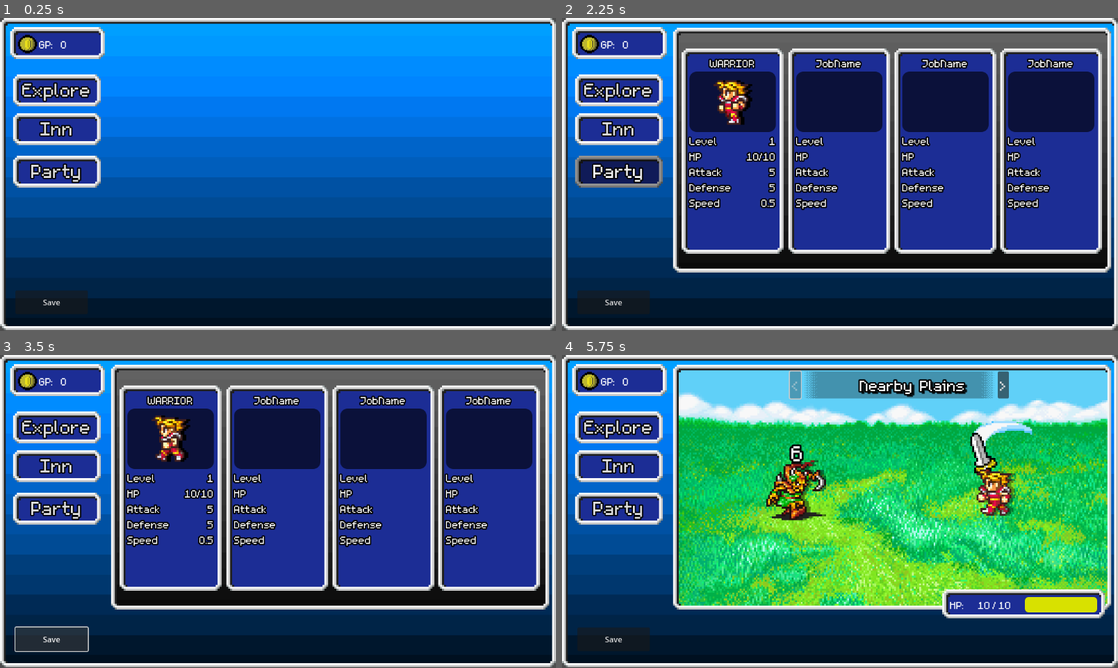
Above: before the commit, frames 1-4 (two rows, left to right).
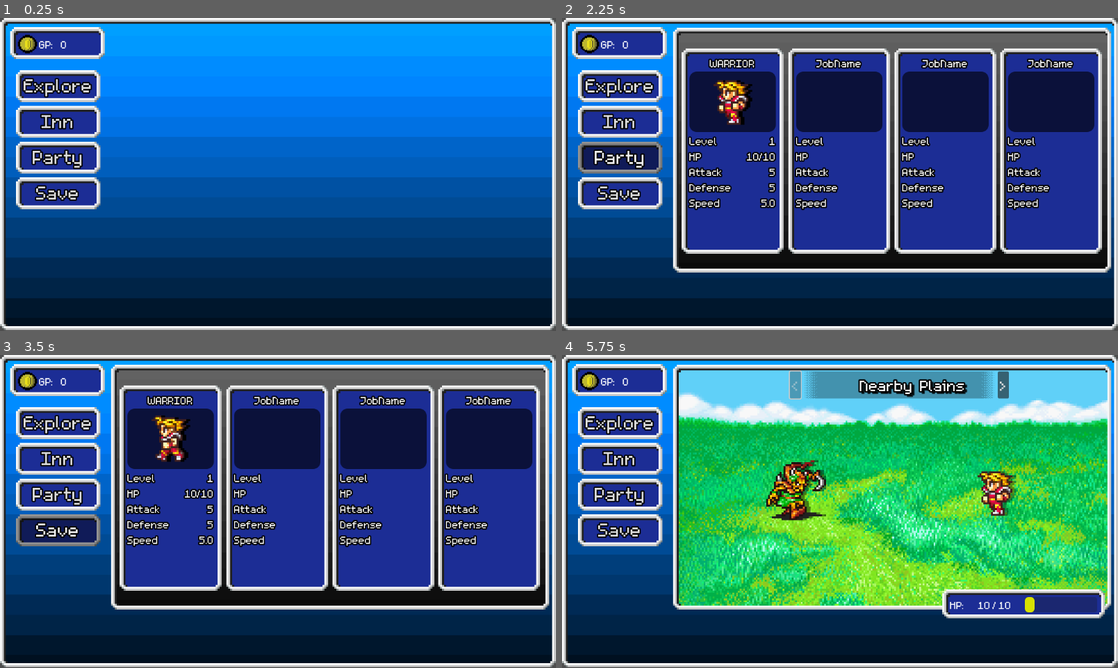
Above: after the commit, the same moments.

Repository: AyaPK/ff-incremental
Game: Godot game, scene res://scenes/main.tscn
Two runs of this game, one before a commit and one after it. Both use one fixed random seed, a clock stepped at 60 frames per second and the inputs below.
Inputs:
- Up to frame 1 (0.25 s): no input
- Up to frame 2 (2.25 s): click "Explore" at 0.5 s; click "Inn" at 1.25 s; click "Party" at 2 s
- Up to frame 3 (3.5 s): click "Save" at 2.75 s
- Up to frame 4 (5.75 s): click "Explore" at 3.5 s; click ">" at 4.25 s; click "<" at 5 s

The runs differ from the first frame. In frame 1, 6.3% of the frame differs, in the area x 2-19%, y 16-92%; in frame 2, 6.4%; in frame 3, 7.1%; in frame 4, 8.3%, in the area x 2-97%, y 16-92%.

Commit message:
Adds death and area progression mechanics
Implements a party wipe mechanic that resets the main character's HP after a short delay.
Adds a new area, "Chaos Forest", to the list of available areas.
Refactors character loading and saving to correctly manage party data.
Adjusts character speed and animation frames for better visual feedback.
Updates battle scene timers to pause on death and restart after spawning.

Diff:
--- a/00_globals/battle_manager.gd
+++ b/00_globals/battle_manager.gd
@@ -2,10 +2,13 @@
 
 var battle_scene: BattleScene
 var area_index: int = 0
+var dead: bool = false
 
 var areas: Array[Dictionary] = [
 	{ "name":"nearby_plains", "res":"res://areas/area_resources/nearby_plains.tres" },
-	{ "name":"nearby_woods", "res":"res://areas/area_resources/nearby_woods.tres" }
+	{ "name":"nearby_woods", "res":"res://areas/area_resources/nearby_woods.tres" },
+	{ "name":"chaos_forest", "res":"res://areas/area_resources/chaos_forest.tres" }
+
 ]
 
 func load_player() -> void:
@@ -37,8 +40,22 @@
 	battle_scene.refresh_stats()
 	battle_scene.start_timers()
 
+	if battle_scene.character_slot_1.character.hp <= 0:
+		party_wipe()
+
 func get_area_name(index: int) -> String:
 	return areas[index]["name"]
 
 func get_area_resource(index: int) -> AreaResource:
 	return load(areas[index]["res"])
+
+func party_wipe() -> void:
+	battle_scene.enemy_slot_1.queue_free()
+	battle_scene.character_slot_1.character.hp = 0
+	battle_scene.refresh_stats()
+	dead = true
+	while battle_scene.character_slot_1.character.hp < 5:
+		await get_tree().create_timer(5).timeout
+		battle_scene.character_slot_1.character.hp += 1
+		battle_scene.refresh_stats()
+	dead = false
--- a/00_globals/party_manager.gd
+++ b/00_globals/party_manager.gd
@@ -8,9 +8,8 @@
 var member_4: Character
 
 func _ready() -> void:
-
 	if FileAccess.file_exists(SAVE_PATH):
-		member_1 = load_character()
+		load_characters()
 	else:
 		member_1 = create_new_character("warrior")
 
@@ -35,41 +34,42 @@
 	character.max_hp = 10
 	character.hp = 10
 	character.image = load("res://assets/sprites/characters/"+character.job+".png")
-	character.speed = 0.5
+	character.speed = 5.0
 	character.attack = 5
 	character.defense = 5
 	character.level = 1
 	character.experience = 0
 	return character
 
-func save_character(character: Character) -> void:
+func save_characters() -> void:
 	var character_save: Dictionary = {
-		"job": character.job,
-		"max_hp": character.max_hp,
-		"hp": character.hp,
-		"speed": character.speed,
-		"attack": character.attack,
-		"defense": character.defense,
-		"level": character.level,
-		"experience": character.experience
+		"1" : {
+			"job": member_1.job,
+			"max_hp": member_1.max_hp,
+			"hp": member_1.hp,
+			"speed": member_1.speed,
+			"attack": member_1.attack,
+			"defense": member_1.defense,
+			"level": member_1.level,
+			"experience": member_1.experience
+		}
 	}
 	var file := FileAccess.open(SAVE_PATH, FileAccess.WRITE)
 	file.store_string(JSON.stringify(character_save))
 	file.close()
 
-func load_character() -> Character:
+func load_characters() -> void:
 	var file := FileAccess.open(SAVE_PATH, FileAccess.READ)
 	var json_data = JSON.parse_string(file.get_as_text())
 	file.close()
 
-	var character: Character = Character.new()
-	character.job = json_data["job"]
-	character.max_hp = json_data["max_hp"]
-	character.hp = json_data["hp"]
-	character.speed = json_data["speed"]
-	character.attack = json_data["attack"]
-	character.defense = json_data["defense"]
-	character.level = json_data["level"]
-	character.experience = json_data["experience"]
-	character.image = load("res://assets/sprites/characters/"+character.job+".png")
-	return character
+	member_1 = Character.new()
+	member_1.job = json_data["1"]["job"]
+	member_1.max_hp = json_data["1"]["max_hp"]
+	member_1.hp = json_data["1"]["hp"]
+	member_1.speed = json_data["1"]["speed"]
+	member_1.attack = json_data["1"]["attack"]
+	member_1.defense = json_data["1"]["defense"]
+	member_1.level = json_data["1"]["level"]
+	member_1.experience = json_data["1"]["experience"]
+	member_1.image = load("res://assets/sprites/characters/"+member_1.job+".png")
--- /dev/null
+++ b/areas/area_resources/chaos_forest.tres
@@ -0,0 +1,21 @@
+[gd_resource type="Resource" script_class="AreaResource" load_steps=9 format=3 uid="uid://cygqq63wabk65"]
+
+[ext_resource type="Texture2D" uid="uid://d1t243rrs7sq0" path="res://assets/battle_bgs/overgrown-forest.png" id="1_pi4rh"]
+[ext_resource type="Script" uid="uid://dih3tisymcd2b" path="res://enemies/enemy_resource.gd" id="2_iq16p"]
+[ext_resource type="Resource" uid="uid://da1c81tpk7mdy" path="res://enemies/normal/crazy_horse.tres" id="3_gcqlt"]
+[ext_resource type="Script" uid="uid://6ni0cvdeit4s" path="res://areas/encounter_table.gd" id="3_mm1cx"]
+[ext_resource type="Script" uid="uid://edl5f86rvv5f" path="res://areas/area.gd" id="4_gcqlt"]
+[ext_resource type="Resource" uid="uid://llqeafrcsi3i" path="res://enemies/normal/wolf.tres" id="4_st64y"]
+[ext_resource type="Resource" uid="uid://bcmya13rt0c50" path="res://enemies/normal/goblin.tres" id="5_gq0hv"]
+
+[sub_resource type="Resource" id="Resource_st64y"]
+script = ExtResource("3_mm1cx")
+enemies = Array[ExtResource("2_iq16p")]([ExtResource("3_gcqlt"), ExtResource("3_gcqlt"), ExtResource("3_gcqlt"), ExtResource("4_st64y"), ExtResource("5_gq0hv")])
+metadata/_custom_type_script = "uid://6ni0cvdeit4s"
+
+[resource]
+script = ExtResource("4_gcqlt")
+name = "Chaos Forest"
+background = ExtResource("1_pi4rh")
+encounter_table = SubResource("Resource_st64y")
+metadata/_custom_type_script = "uid://edl5f86rvv5f"
--- /dev/null
+++ b/enemies/normal/crazy_horse.tres
@@ -0,0 +1,16 @@
+[gd_resource type="Resource" script_class="EnemyResource" load_steps=3 format=3 uid="uid://da1c81tpk7mdy"]
+
+[ext_resource type="Texture2D" uid="uid://dcfwirp8sj4o5" path="res://assets/sprites/enemies/crazy_horse.png" id="1_lbbs3"]
+[ext_resource type="Script" uid="uid://dih3tisymcd2b" path="res://enemies/enemy_resource.gd" id="2_x8ji5"]
+
+[resource]
+script = ExtResource("2_x8ji5")
+name = "Crazy Horse"
+image = ExtResource("1_lbbs3")
+hp = 64
+attack = 10
+defense = 2
+speed = 3.5
+exp_drop = 40
+gp_drop = 15
+metadata/_custom_type_script = "uid://dih3tisymcd2b"
--- a/scenes/character_slot.tscn
+++ b/scenes/character_slot.tscn
@@ -141,7 +141,7 @@
 [node name="CharacterSlot" type="Sprite2D"]
 material = SubResource("ShaderMaterial_h3508")
 texture = ExtResource("2_jip5g")
-hframes = 4
+hframes = 6
 script = ExtResource("2_v8ima")
 
 [node name="CharAnim" type="AnimationPlayer" parent="."]
--- a/scenes/main.tscn
+++ b/scenes/main.tscn
@@ -35,30 +35,6 @@
 texture = ExtResource("1_o5qli")
 expand_mode = 3
 
-[node name="ExploreButton" type="Button" parent="."]
-offset_left = 27.0
-offset_top = 117.0
-offset_right = 209.0
-offset_bottom = 181.0
-theme = ExtResource("5_tefeu")
-text = "Explore"
-
-[node name="InnButton" type="Button" parent="."]
-offset_left = 27.0
-offset_top = 197.0
-offset_right = 209.0
-offset_bottom = 267.0
-theme = ExtResource("5_tefeu")
-text = "Inn"
-
-[node name="PartyButton" type="Button" parent="."]
-offset_left = 27.0
-offset_top = 285.0
-offset_right = 209.0
-offset_bottom = 355.0
-theme = ExtResource("5_tefeu")
-text = "Party"
-
 [node name="ResourcesPanel" parent="." instance=ExtResource("7_o6xl0")]
 
 [node name="BattleScene" parent="." instance=ExtResource("3_sugp2")]
@@ -73,14 +49,33 @@
 visible = false
 position = Vector2(230, 20)
 
-[node name="Save" type="Button" parent="."]
-offset_left = 32.0
-offset_top = 564.0
-offset_right = 182.0
-offset_bottom = 613.0
+[node name="VBoxContainer" type="VBoxContainer" parent="."]
+offset_left = 33.0
+offset_top = 108.0
+offset_right = 208.0
+offset_bottom = 400.0
+
+[node name="ExploreButton" type="Button" parent="VBoxContainer"]
+layout_mode = 2
+theme = ExtResource("5_tefeu")
+text = "Explore"
+
+[node name="InnButton" type="Button" parent="VBoxContainer"]
+layout_mode = 2
+theme = ExtResource("5_tefeu")
+text = "Inn"
+
+[node name="PartyButton" type="Button" parent="VBoxContainer"]
+layout_mode = 2
+theme = ExtResource("5_tefeu")
+text = "Party"
+
+[node name="Save" type="Button" parent="VBoxContainer"]
+layout_mode = 2
+theme = ExtResource("5_tefeu")
 text = "Save"
 
-[connection signal="pressed" from="ExploreButton" to="." method="_on_explore_pressed"]
-[connection signal="pressed" from="InnButton" to="." method="_on_inn_button_pressed"]
-[connection signal="pressed" from="PartyButton" to="." method="_on_party_button_pressed"]
-[connection signal="pressed" from="Save" to="." method="_on_save_pressed"]
+[connection signal="pressed" from="VBoxContainer/ExploreButton" to="." method="_on_explore_pressed"]
+[connection signal="pressed" from="VBoxContainer/InnButton" to="." method="_on_inn_button_pressed"]
+[connection signal="pressed" from="VBoxContainer/PartyButton" to="." method="_on_party_button_pressed"]
+[connection signal="pressed" from="VBoxContainer/Save" to="." method="_on_save_pressed"]
--- a/scenes/party_panel.tscn
+++ b/scenes/party_panel.tscn
@@ -24,6 +24,21 @@
 shader = ExtResource("3_isshi")
 shader_parameter/offset = Vector2(8, 0)
 shader_parameter/modulate = Color(0, 0, 0, 1)
+
+[sub_resource type="Animation" id="Animation_vmmu1"]
+length = 0.001
+tracks/0/type = "value"
+tracks/0/imported = false
+tracks/0/enabled = true
+tracks/0/path = NodePath("Picture:frame")
+tracks/0/interp = 1
+tracks/0/loop_wrap = true
+tracks/0/keys = {
+"times": PackedFloat32Array(0),
+"transitions": PackedFloat32Array(1),
+"update": 1,
+"values": [3]
+}
 
 [sub_resource type="Animation" id="Animation_16lye"]
 resource_name = "default"
@@ -42,21 +57,6 @@
 "values": [0, 1]
 }
 
-[sub_resource type="Animation" id="Animation_vmmu1"]
-length = 0.001
-tracks/0/type = "value"
-tracks/0/imported = false
-tracks/0/enabled = true
-tracks/0/path = NodePath("Picture:frame")
-tracks/0/interp = 1
-tracks/0/loop_wrap = true
-tracks/0/keys = {
-"times": PackedFloat32Array(0),
-"transitions": PackedFloat32Array(1),
-"update": 1,
-"values": [3]
-}
-
 [sub_resource type="AnimationLibrary" id="AnimationLibrary_vmmu1"]
 _data = {
 &"RESET": SubResource("Animation_vmmu1"),
@@ -91,7 +91,7 @@
 material = SubResource("ShaderMaterial_16lye")
 position = Vector2(90, 62)
 texture = ExtResource("3_e0mto")
-hframes = 4
+hframes = 6
 frame = 3
 
 [node name="AnimationPlayer" type="AnimationPlayer" parent="VBoxContainer/PanelContainer"]
--- a/scripts/battle_scene.gd
+++ b/scripts/battle_scene.gd
@@ -25,7 +25,9 @@
 	respawn_bar.hide()
 
 func _process(_delta: float) -> void:
-	if !enemy_slot_1 and !respawning:
+	if BattleManager.dead:
+		pause_timers()
+	elif !enemy_slot_1 and !respawning:
 		pause_timers()
 		respawn_timer.start()
 		respawn_bar.value = (respawn_timer.wait_time-respawn_timer.time_left) * 100
@@ -52,6 +54,7 @@
 	enemy_slot_1.enemy_resource = enemy
 	add_child(enemy_slot_1)
 	enemy_slot_1.global_position = enemy_1_position.global_position
+	restart_timers()
 
 func pause_timers() -> void:
 	character_slot_1.move_timer.paused = true
--- a/scripts/main.gd
+++ b/scripts/main.gd
@@ -44,5 +44,5 @@
 	pass
 
 func _on_save_pressed() -> void:
-	PartyManager.save_character(PartyManager.member_1)
+	PartyManager.save_characters()
 	ResourceManager.save_file()
Binary file added: assets/battle_bgs/overgrown-forest.png
Not shown, added: assets/battle_bgs/overgrown-forest.png.import
Binary file changed: assets/sprites/characters/warrior.png
Binary file added: assets/sprites/enemies/crazy_horse.png
Not shown, added: assets/sprites/enemies/crazy_horse.png.import
